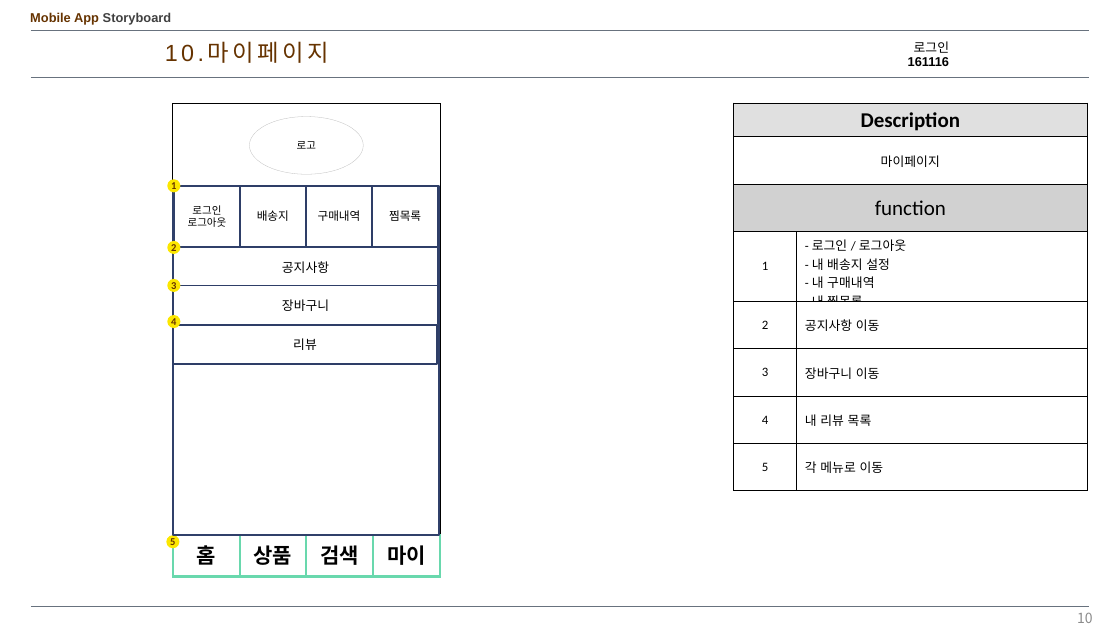
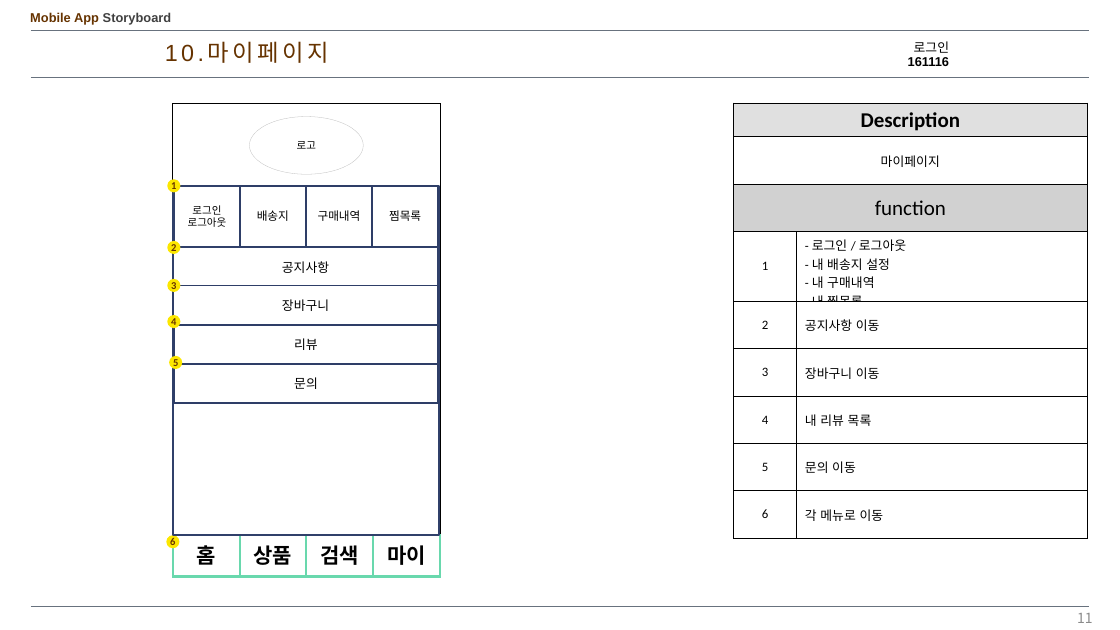
Before and after one commit to kangheechoul/document, a slide deck: slide 11 of 프레젠테이션 1.pptx (slide 10 before the commit). Drawn at 1120x630 pixels with LibreOffice and Linux fonts; fonts in the diff are those of the drawing. Boxes give left, top, right and bottom in pixels: in the first picture for what was removed or moved away, otherwise in the second. Text is boxed around its words. In the diff, an @@ line names an element or a change of style, - is before the commit and + after.

Commit message:
관리자 문의 답변

```diff
--- a/프레젠테이션 1.pptx
+++ b/프레젠테이션 1.pptx
@@ table at [734, 103, 1087, 539] @@
-row 8: 5 | 각 메뉴로 이동
+row 8: 5 | 문의 이동
+row 9: 6 | 각 메뉴로 이동
@@ ellipse added at [169, 356, 182, 370], fill #FCE700, 9 pt, text #663300, bold @@
+5
@@ rectangle added at [174, 364, 439, 403], fill #FFFFFF, outline #2E3E67 1.5 pt, 11 pt, text #000000 @@
+문의
@@ page number at [1077, 613, 1093, 623]: text changed @@
-10
+11
```
Also in this commit, not shown: 8 other slides changed, 5 slides added.
